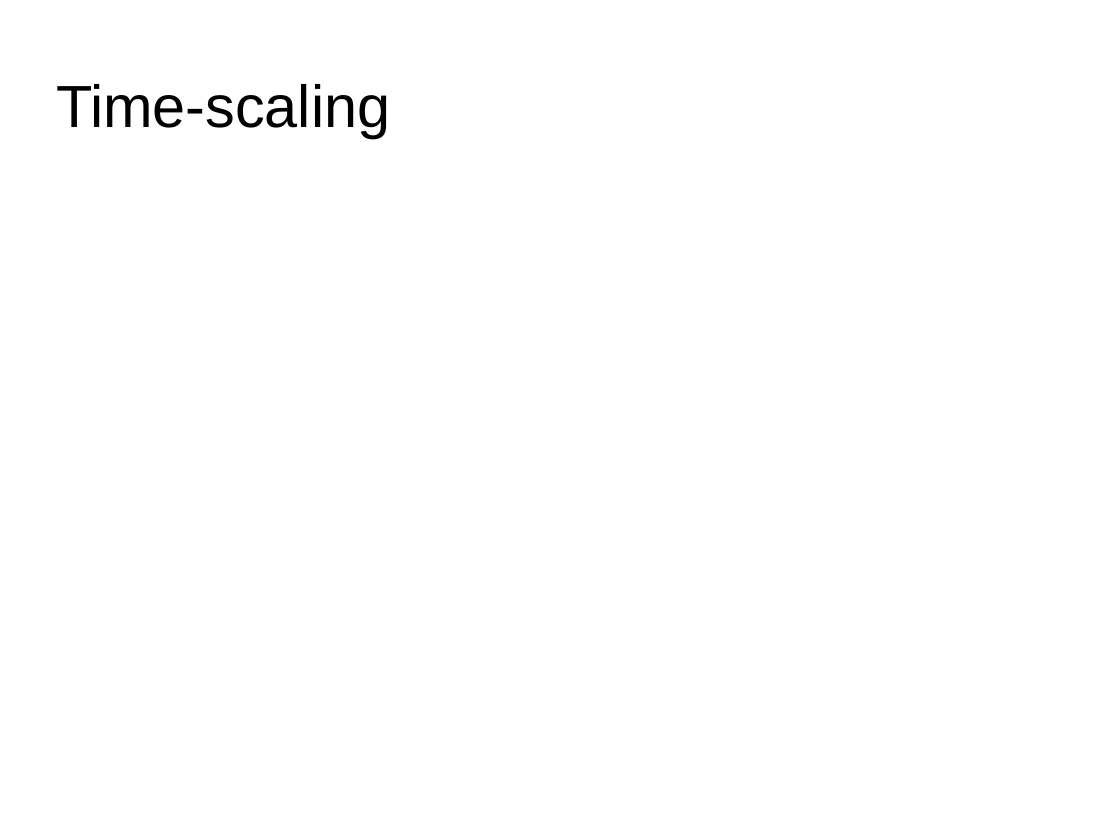
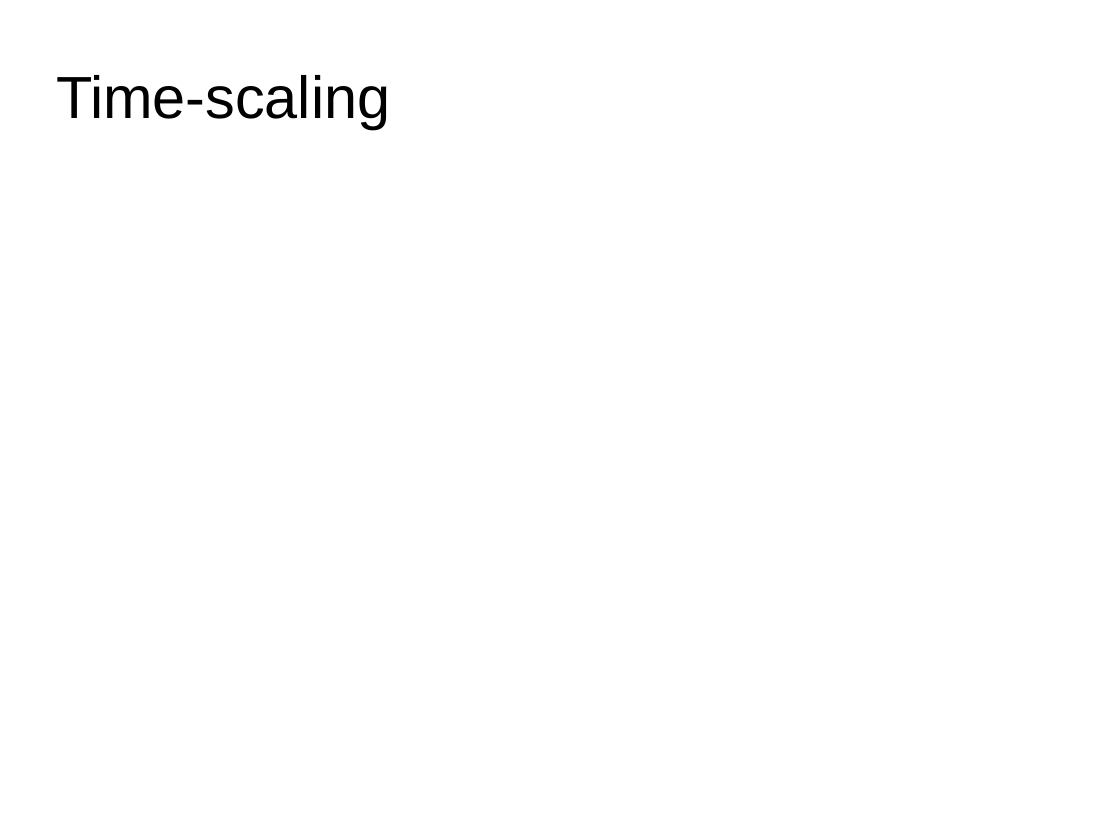
Before and after one commit to MTG/sms-tools, a slide deck: slide 10 of lectures/8-Sound-transformations/Sound-transformations-1.odp. Drawn at 1120x840 pixels with LibreOffice and Linux fonts; fonts in the diff are those of the drawing. Boxes give left, top, right and bottom in pixels: in the first picture for what was removed or moved away, otherwise in the second. Text is boxed around its words. In the diff, an @@ line names an element or a change of style, - is before the commit and + after.

Commit message:
changes lecture 8

```diff
--- a/lectures/8-Sound-transformations/Sound-transformations-1.odp
+++ b/lectures/8-Sound-transformations/Sound-transformations-1.odp
@@ title "Time-scaling": place and size @@
-title "Time-scaling" at box(56, 84, 390, 138)
+title "Time-scaling" at box(56, 75, 390, 129)
```
Also in this commit, not shown: 2 other slides changed, 5 slides added, 5 slides removed, 19 other files.
